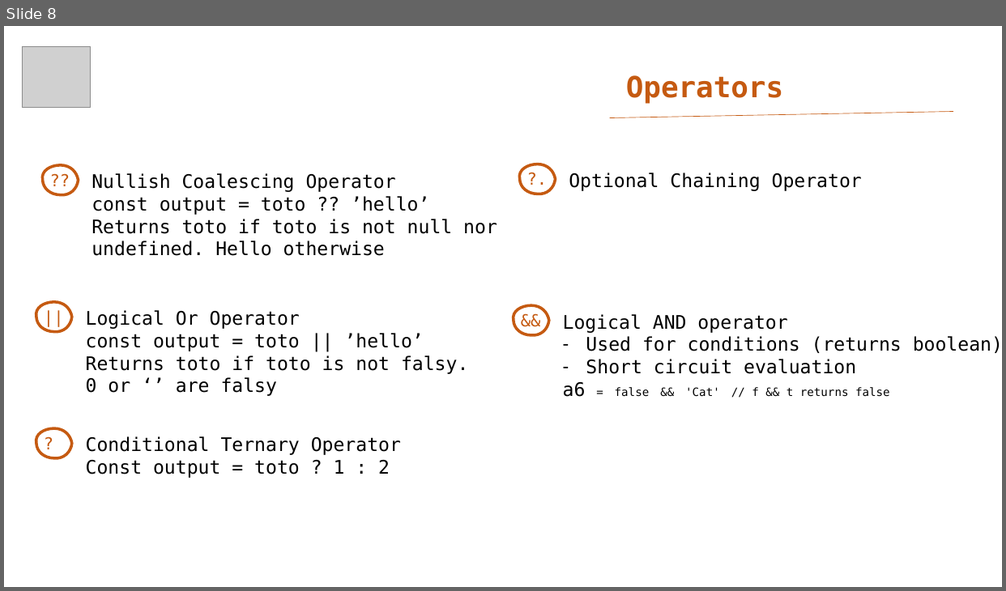
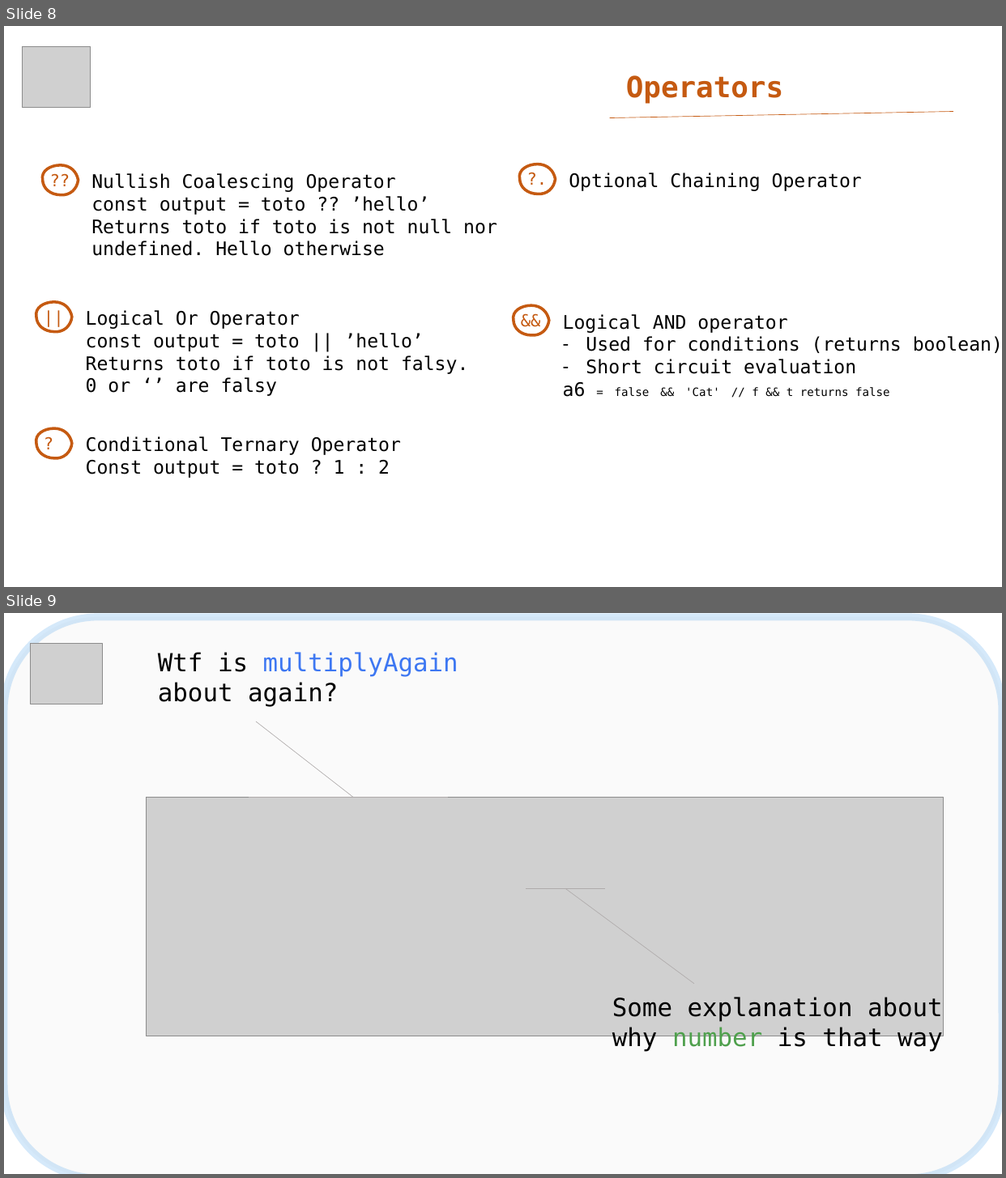
Before and after one commit to holtzy/frontend-flashcards, a slide deck: typescript-flashcards.pptx. Shown one above the other, each under a label of ours: slide 8 before the commit, slides 8 and 9 after it. The pictures are 1006x591 and 1006x1178 pixels, drawn with LibreOffice and Linux fonts; fonts in the diff are those of the drawing; grey boxes stand for pictures. Boxes give left, top, right and bottom in pixels: in the first picture for what was removed or moved away, otherwise in the second. Text is boxed around its words. In the diff, an @@ line names an element or a change of style, - is before the commit and + after.

Commit message:
ppt stuff

```diff
--- a/typescript-flashcards.pptx
+++ b/typescript-flashcards.pptx
@@ slide 9 added at [4, 613, 1002, 1174], background #FFFFFF @@
@@ rounded rectangle added at [4, 617, 1002, 1174], fill #FAFAFA, outline #228BE6 7 pt @@
@@ picture added at [31, 644, 103, 705] @@
@@ text added at [158, 652, 458, 707], 24 pt, text #000000 @@
+Wtf is multiplyAgain about again?
@@ line added from (256, 722) to (354, 797), #AFABAB 0.5 pt @@
@@ picture added at [147, 797, 944, 1036] @@
@@ line added from (249, 797) to (448, 797), #AFABAB 0.5 pt @@
@@ line added from (605, 888) to (526, 888), #AFABAB 0.5 pt @@
@@ line added from (694, 983) to (565, 888), #AFABAB 0.5 pt @@
@@ text added at [612, 997, 943, 1052], 24 pt, text #000000 @@
+Some explanation about why number is that way
```
Also in this commit, not shown: 1 other slide added.
